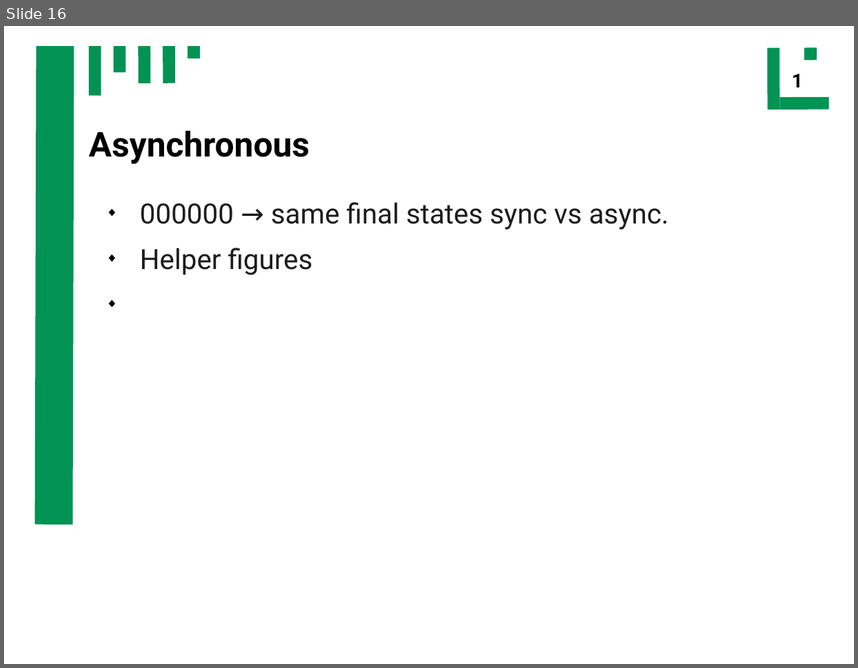
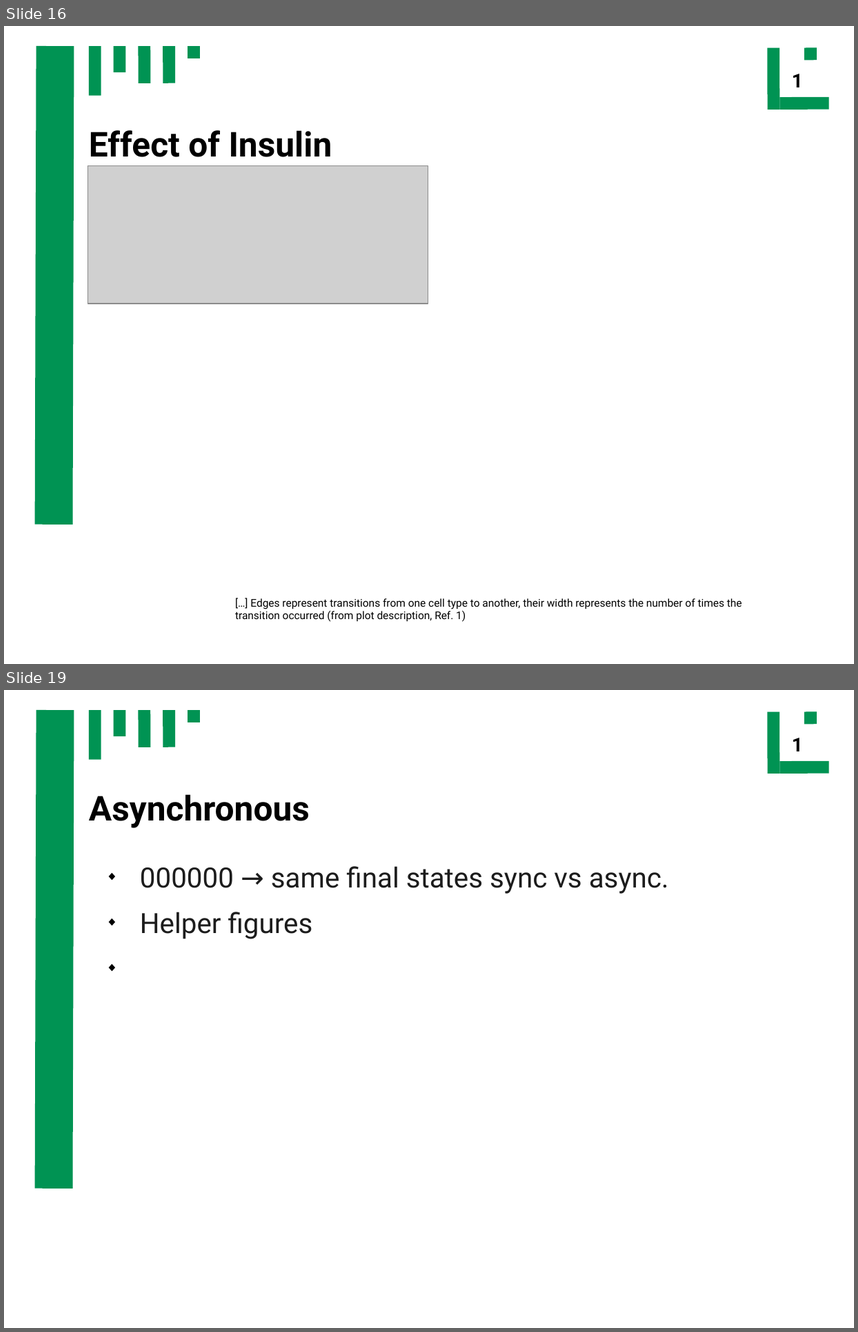
Before and after one commit to ch4perone/HaveFunWithSysBio, a slide deck: presentation.odp. Shown one above the other, each under a label of ours: slide 16 before the commit, slides 16 and 19 after it; the slides between them are not shown. The pictures are 858x668 and 858x1332 pixels, drawn with LibreOffice and Linux fonts; fonts in the diff are those of the drawing; grey boxes stand for pictures. Boxes give left, top, right and bottom in pixels: in the first picture for what was removed or moved away, otherwise in the second. Text is boxed around its words. In the diff, an @@ line names an element or a change of style, - is before the commit and + after.

```diff
--- a/presentation.odp
+++ b/presentation.odp
@@ slide 16 added at (4, 26, 854, 664), background #FFFFFF; not listed: 10 template elements that a slide beside it also shows @@
@@ title added at (89, 130, 332, 157), 32 pt, text #000000, bold @@
+Effect of Insulin
@@ picture added at (87, 165, 428, 303) @@
@@ text added at (235, 598, 742, 621), 10 pt, text #000000 @@
+[…] Edges represent transitions from one cell type to another, their width represents the number of times the transition occurred (from plot description, Ref. 1)
@@ what was slide 16 is now slide 19 @@
```
Also in this commit, not shown: 4 slides changed, 7 other slides added, 3 slides removed, 14 other files.
